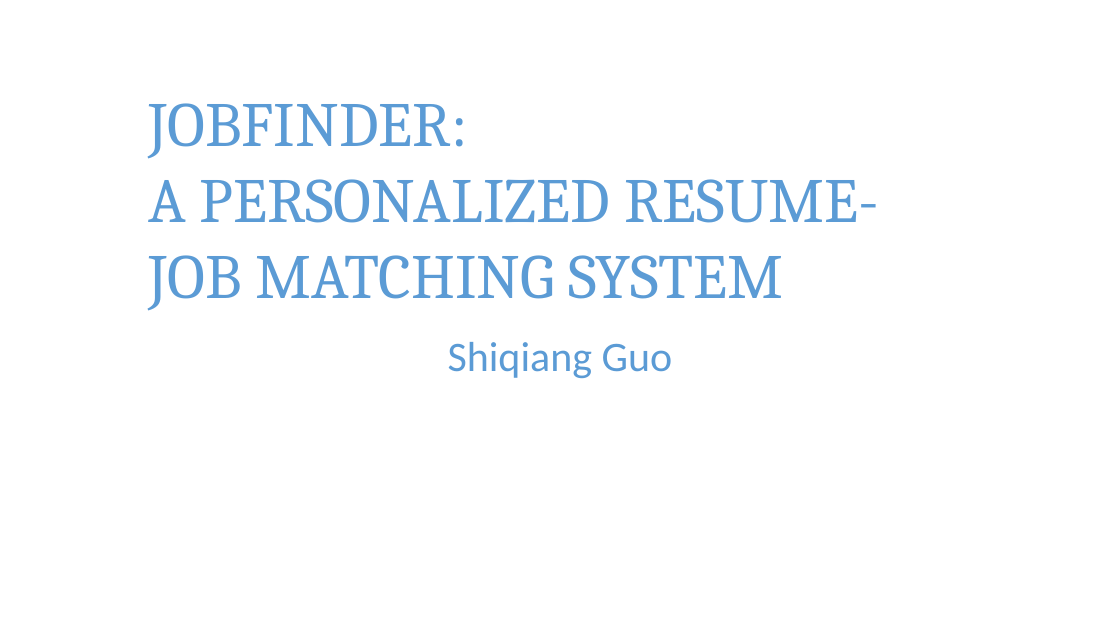
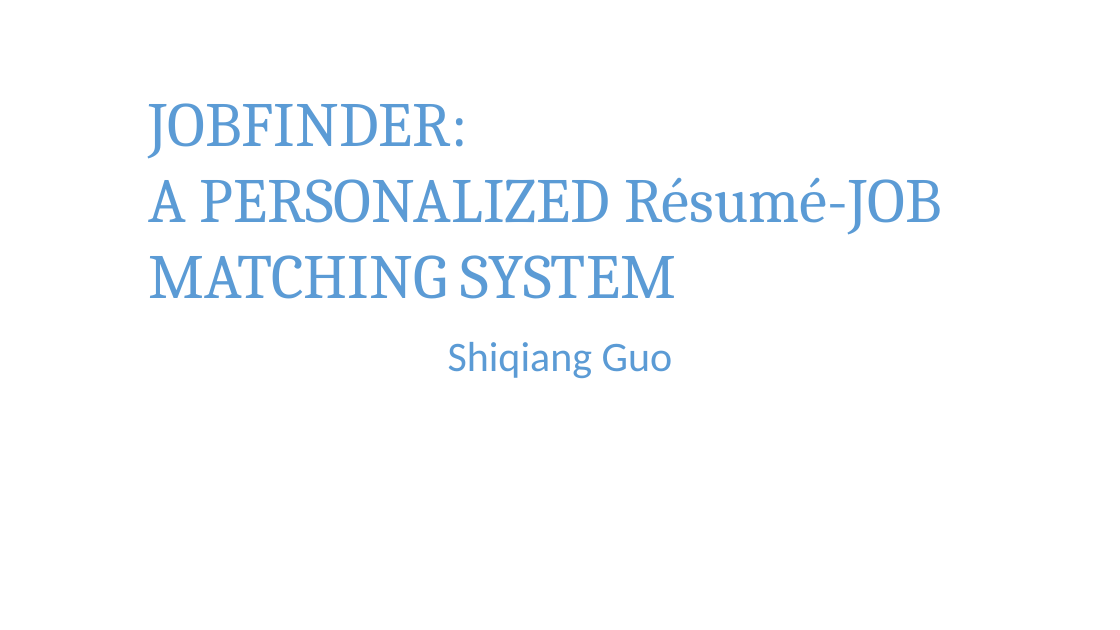
Before and after one commit to pkushiqiang/thesis, a slide deck: slide 1 of media/JobFinder.pptx. Drawn at 1120x630 pixels with LibreOffice and Linux fonts; fonts in the diff are those of the drawing; background and template pictures are left out. Boxes give left, top, right and bottom in pixels: in the first picture for what was removed or moved away, otherwise in the second. Text is boxed around its words. In the diff, an @@ line names an element or a change of style, - is before the commit and + after.

```diff
--- a/media/JobFinder.pptx
+++ b/media/JobFinder.pptx
@@ title at [148,103,941,299]: text changed @@
-JOBFINDER:
-A PERSONALIZED RESUME-JOB MATCHING SYSTEM
+JOBFINDER:
+A PERSONALIZED Résumé-JOB MATCHING SYSTEM
```
Also in this commit, not shown: 14 other slides changed, 11 slides added, 1 slide removed.
